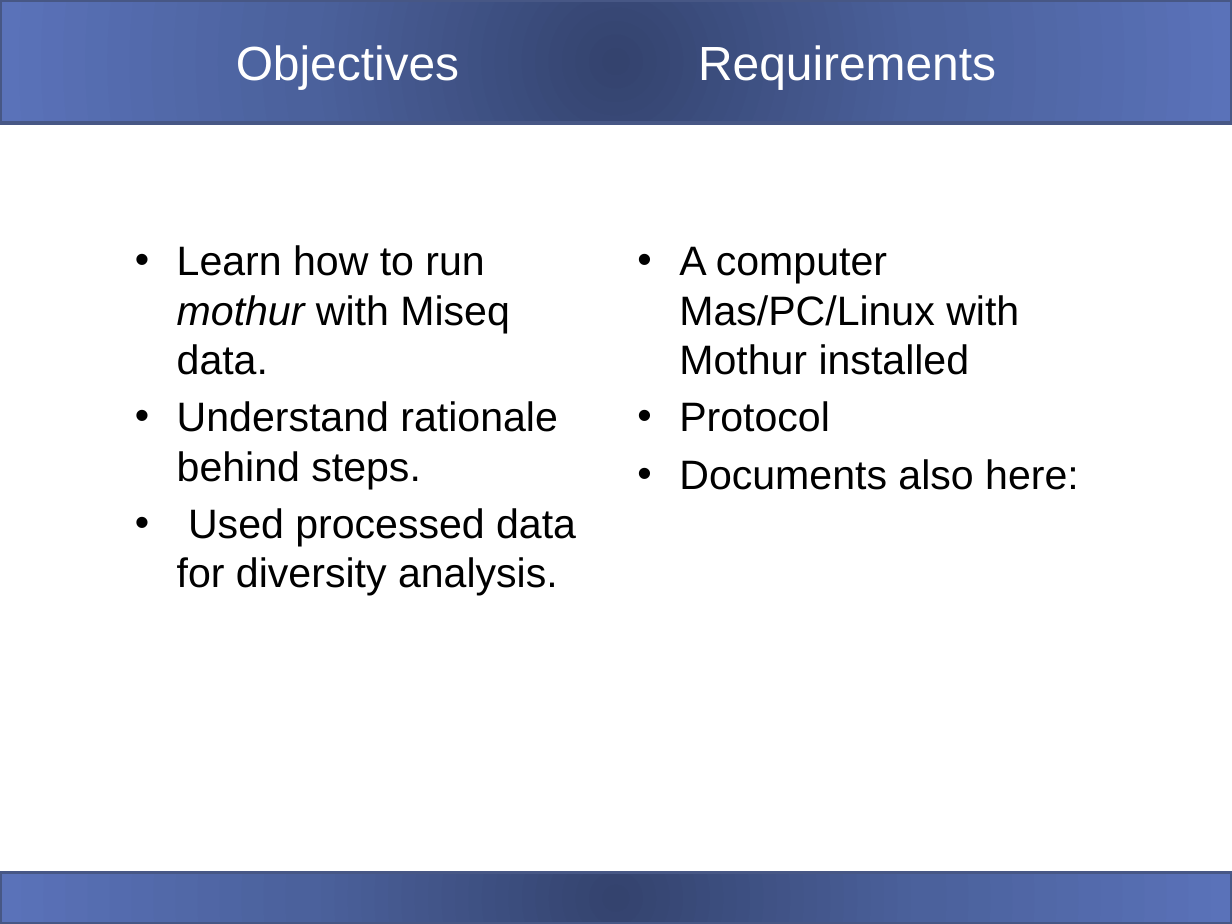
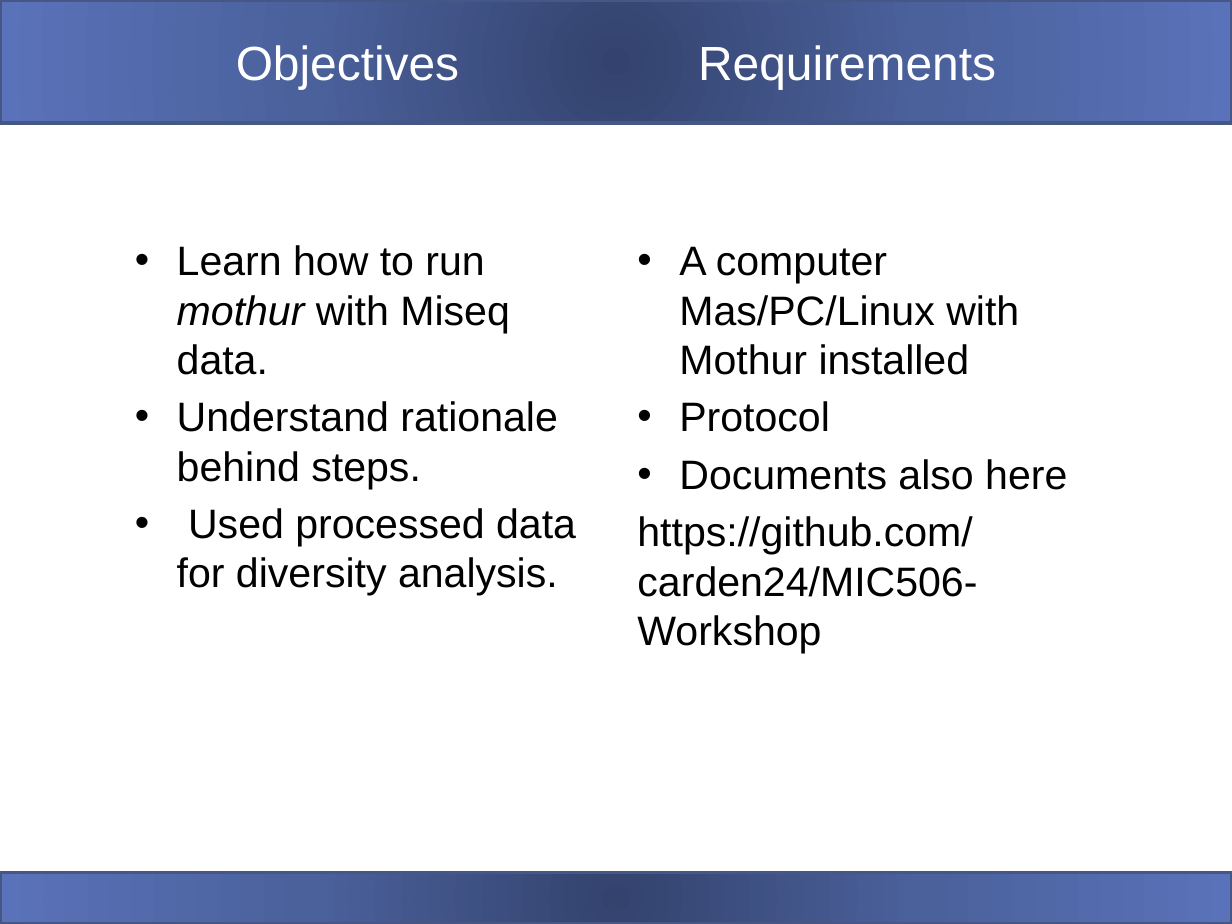
Before and after one commit to carden24/MIC506-Workshop, a slide deck: slide 3 of W3_16S_analysis.pptx. Drawn at 1232x924 pixels with LibreOffice and Linux fonts; fonts in the diff are those of the drawing. Boxes give left, top, right and bottom in pixels: in the first picture for what was removed or moved away, otherwise in the second. Text is boxed around its words. In the diff, an @@ line names an element or a change of style, - is before the commit and + after.

```diff
--- a/W3_16S_analysis.pptx
+++ b/W3_16S_analysis.pptx
@@ text at [637, 459, 1067, 653]: text changed @@
-• Documents also here:
+• Documents also here
+https://github.com/carden24/MIC506-Workshop
```
Also in this commit, not shown: 4 slides added, 1 other file.
